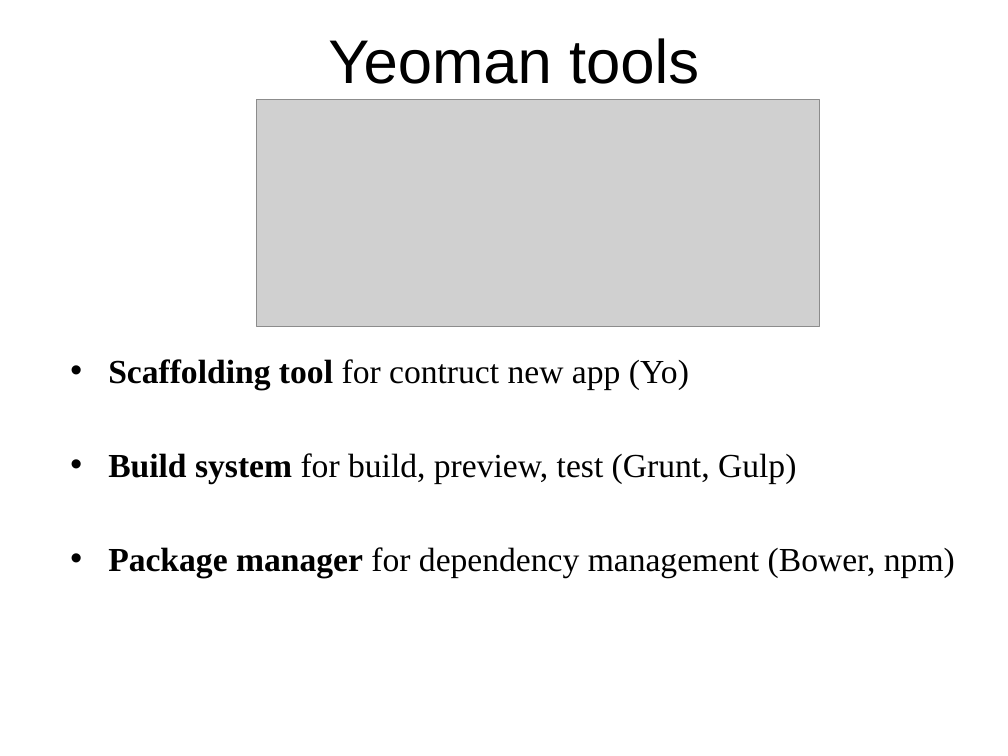
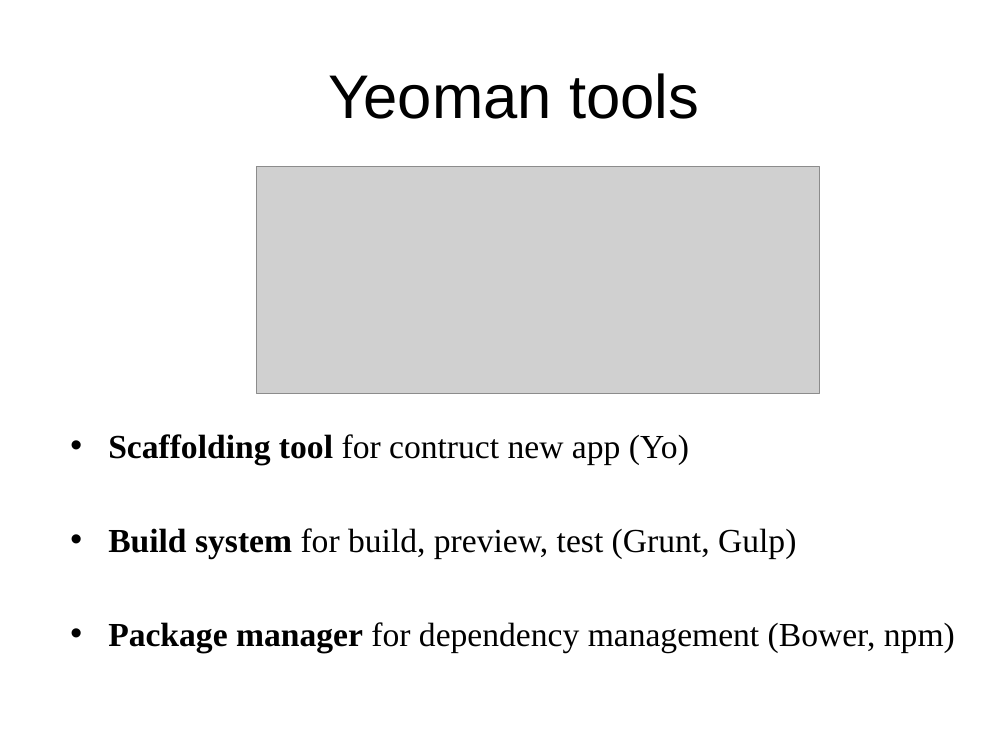
Before and after one commit to sonvq-qsoftvn/angularjs-training, a slide deck: slide 4 of QS_Training_AngularJS_Yeoman, Grunt, Gulp - SonVQ.pptx (slide 3 before the commit). Drawn at 1008x756 pixels with LibreOffice and Linux fonts; fonts in the diff are those of the drawing; grey boxes stand for pictures; background and template pictures are left out. Boxes give left, top, right and bottom in pixels: in the first picture for what was removed or moved away, otherwise in the second. Text is boxed around its words. In the diff, an @@ line names an element or a change of style, - is before the commit and + after.

```diff
--- a/QS_Training_AngularJS_Yeoman, Grunt, Gulp - SonVQ.pptx
+++ b/QS_Training_AngularJS_Yeoman, Grunt, Gulp - SonVQ.pptx
@@ title "Yeoman tools": place and size @@
-title "Yeoman tools" at [328, 38, 699, 84]
+title "Yeoman tools" at [328, 73, 699, 119]
@@ picture: place and size @@
-picture at [256, 100, 820, 327]
+picture at [256, 166, 820, 393]
@@ text "Scaffolding tool for contruct new ...": place and size @@
-text "Scaffolding tool for contruct new ..." at [108, 359, 955, 578]
+text "Scaffolding tool for contruct new ..." at [108, 434, 955, 652]
```
Also in this commit, not shown: 1 other slide changed, 15 slides added, 1 slide removed, 4 other files.
